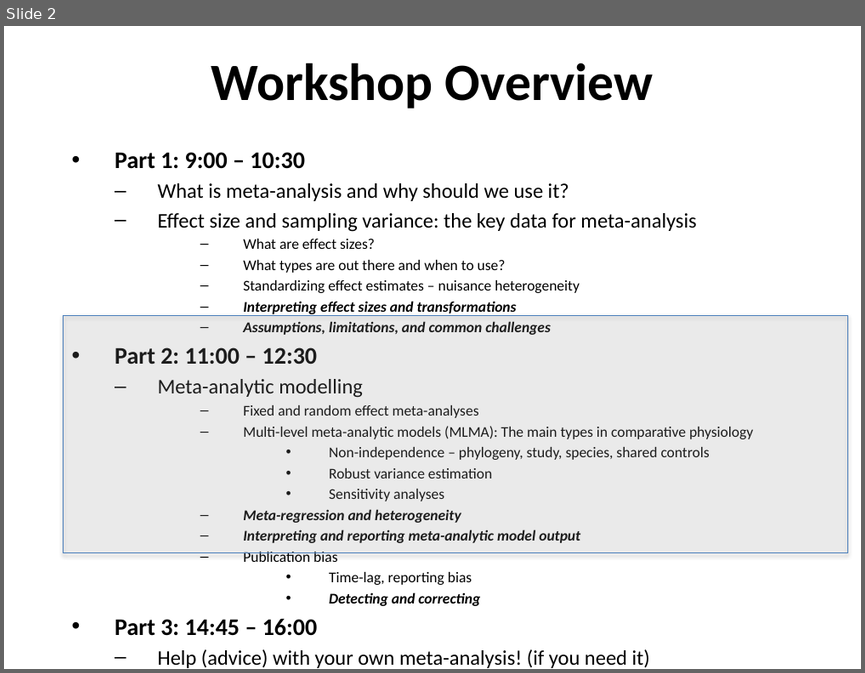
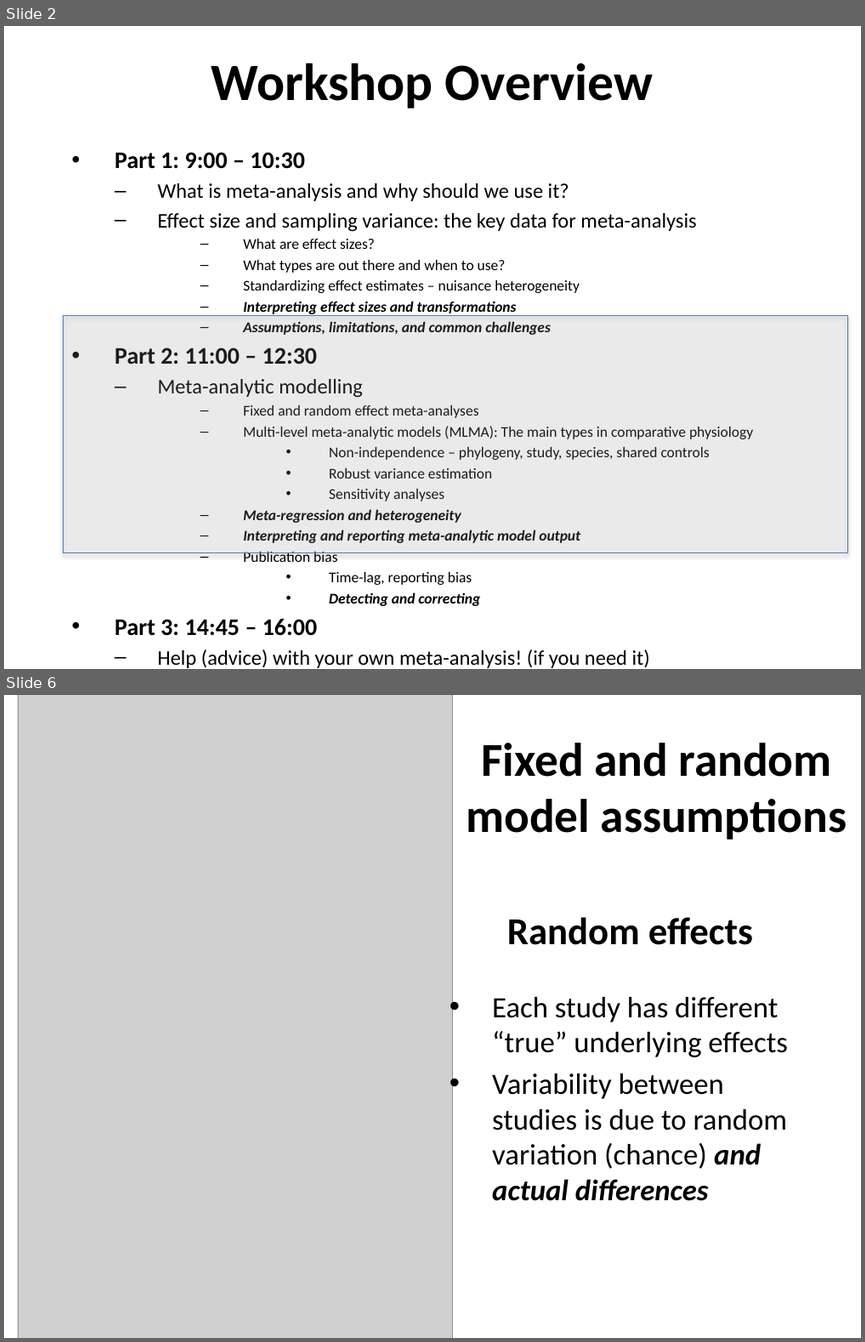
Before and after one commit to daniel1noble/meta-workshop, a slide deck: slides/2.Models.pptx. Shown one above the other, each under a label of ours: slide 2 before the commit, slides 2 and 6 after it; the slides between them are not shown. The pictures are 865x673 and 865x1342 pixels, drawn with LibreOffice and Linux fonts; fonts in the diff are those of the drawing; grey boxes stand for pictures. Boxes give left, top, right and bottom in pixels: in the first picture for what was removed or moved away, otherwise in the second. Text is boxed around its words. In the diff, an @@ line names an element or a change of style, - is before the commit and + after.

Commit message:
Fixed and random effect meta-analysis

```diff
--- a/slides/2.Models.pptx
+++ b/slides/2.Models.pptx
@@ slide 6 added at [4, 695, 861, 1338], background #FFFFFF @@
@@ picture added at [18, 695, 452, 1338] @@
@@ title added at [466, 743, 847, 839], 39.6 pt, text #000000, bold @@
+Fixed and random
+model assumptions
@@ text added at [507, 917, 753, 945], 32 pt, text #000000, bold @@
+Random effects
@@ text added at [492, 997, 788, 1201], 24.8 pt, text #000000 @@
+• Each study has different “true” underlying effects
+• Variability between studies is due to random variation (chance) and actual differences
```
Also in this commit, not shown: 5 other slides added, 1 slide removed.
